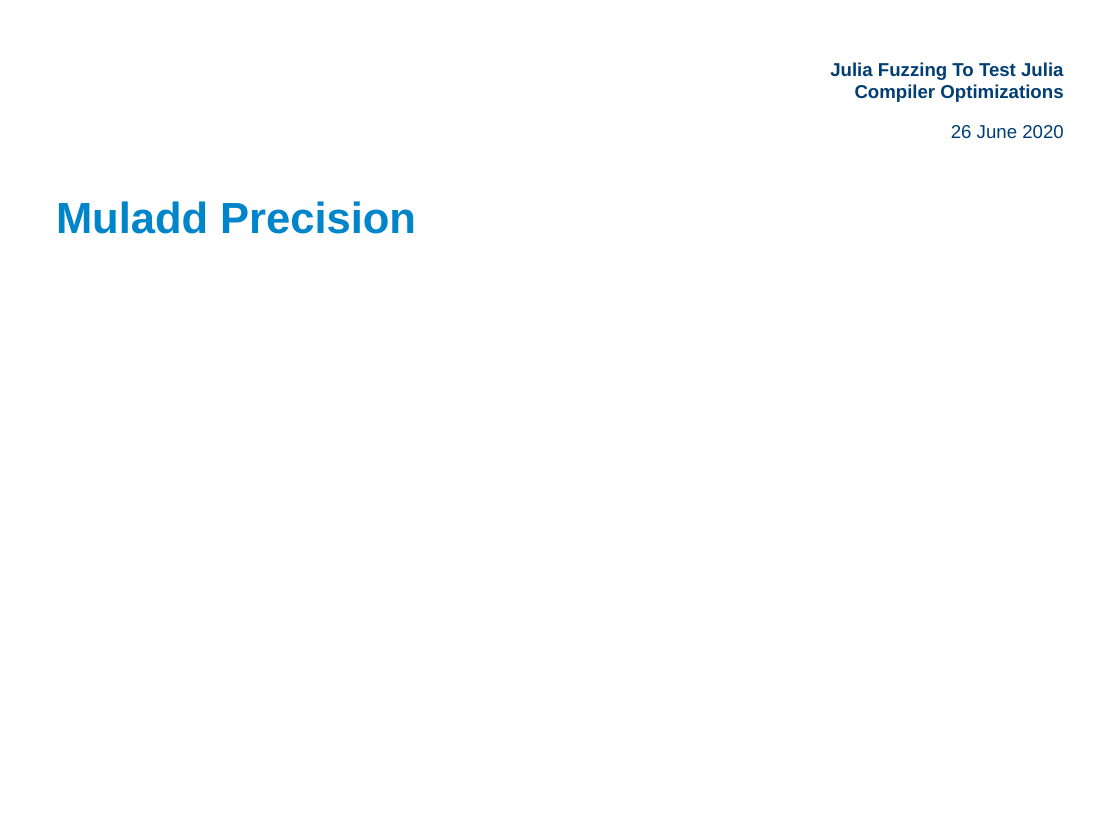
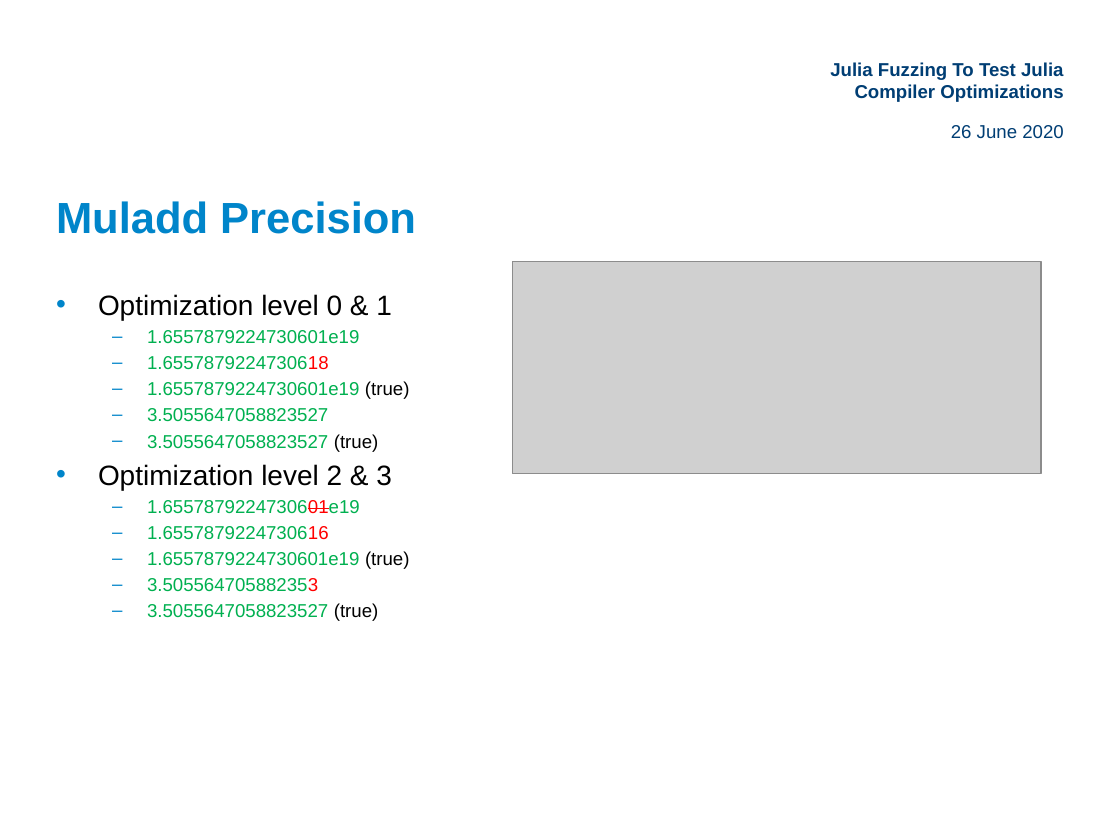
Before and after one commit to HarryAnkers/Final-Year-Project, a slide deck: slide 21 of Presentation.pptx. Drawn at 1120x840 pixels with LibreOffice and Linux fonts; fonts in the diff are those of the drawing; grey boxes stand for pictures; background and template pictures are left out. Boxes give left, top, right and bottom in pixels: in the first picture for what was removed or moved away, otherwise in the second. Text is boxed around its words. In the diff, an @@ line names an element or a change of style, - is before the commit and + after.

```diff
--- a/Presentation.pptx
+++ b/Presentation.pptx
@@ picture added at bbox=[512, 261, 1040, 474] @@
@@ text added at bbox=[98, 294, 410, 621], 12 pt, text #00B050 @@
+• Optimization level 0 & 1
+  – 1.6557879224730601e19
+  – 1.6557879224730618
+  – 1.6557879224730601e19 (true)
+  – 3.5055647058823527
+  – 3.5055647058823527 (true)
+• Optimization level 2 & 3
+  – 1.6557879224730601e19
+  – 1.6557879224730616
+  – 1.6557879224730601e19 (true)
+  – 3.505564705882353
+  – 3.5055647058823527 (true)
```
Also in this commit, not shown: 2 other slides changed, 1 other file.
